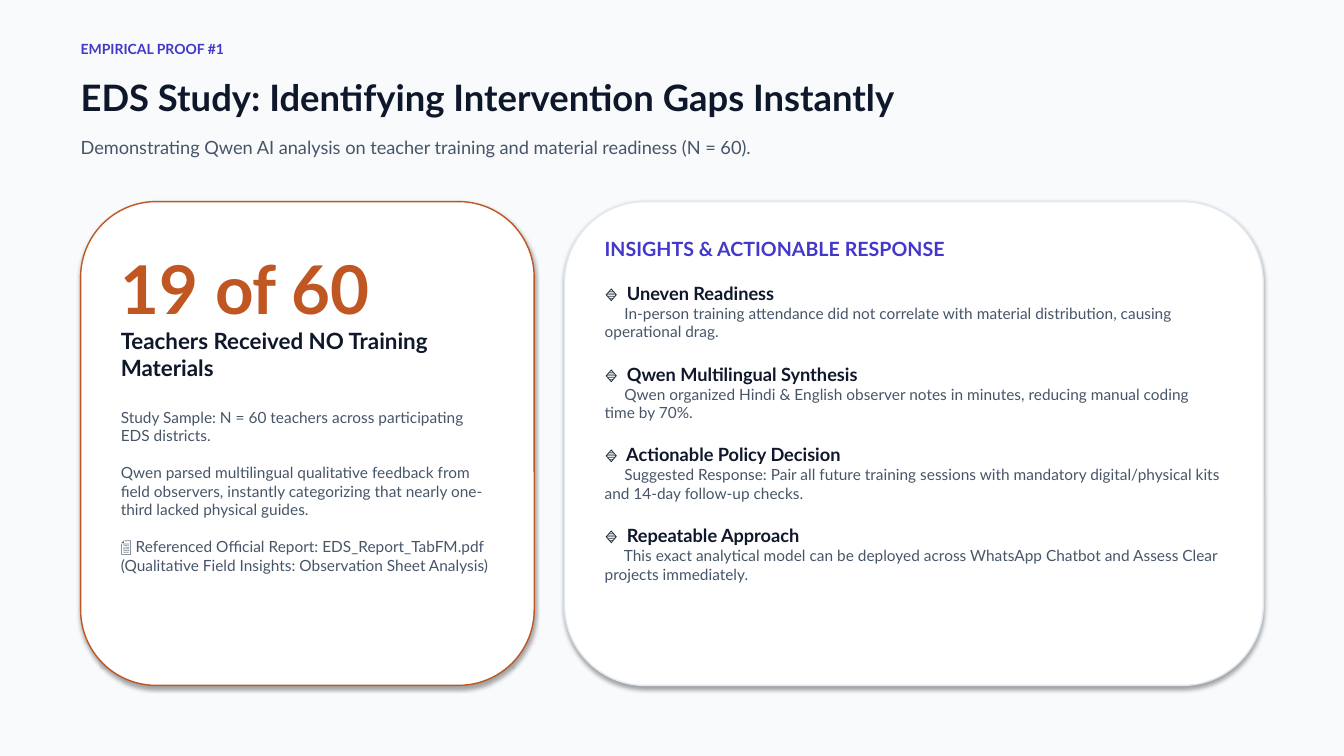
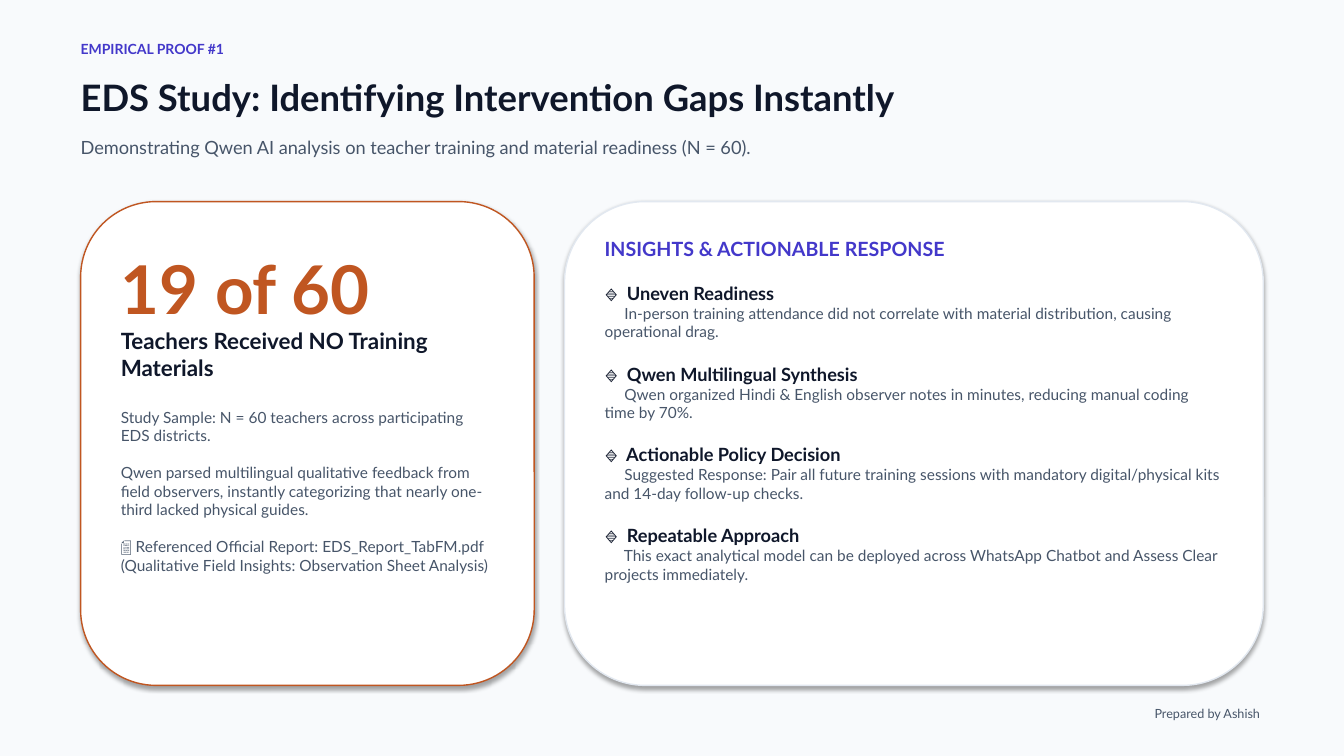
Before and after one commit to ashishghanghoriya1-png/ai-research-analytics-briefing, a slide deck: slide 6 of AI_Research_Analytics_Executive_Briefing.pptx. Drawn at 1344x756 pixels with LibreOffice and Linux fonts; fonts in the diff are those of the drawing. Boxes give left, top, right and bottom in pixels: in the first picture for what was removed or moved away, otherwise in the second. Text is boxed around its words. In the diff, an @@ line names an element or a change of style, - is before the commit and + after.

Commit message:
Update-Ashish-role-to-Developer-and-add-Prepared-by-Ashish-footnote

```diff
--- a/AI_Research_Analytics_Executive_Briefing.pptx
+++ b/AI_Research_Analytics_Executive_Briefing.pptx
@@ text added at (x1=1155, y1=708, x2=1260, y2=720), 9 pt, text #475569 @@
+Prepared by Ashish
```
Also in this commit, not shown: 11 other slides changed, 5 other files.
